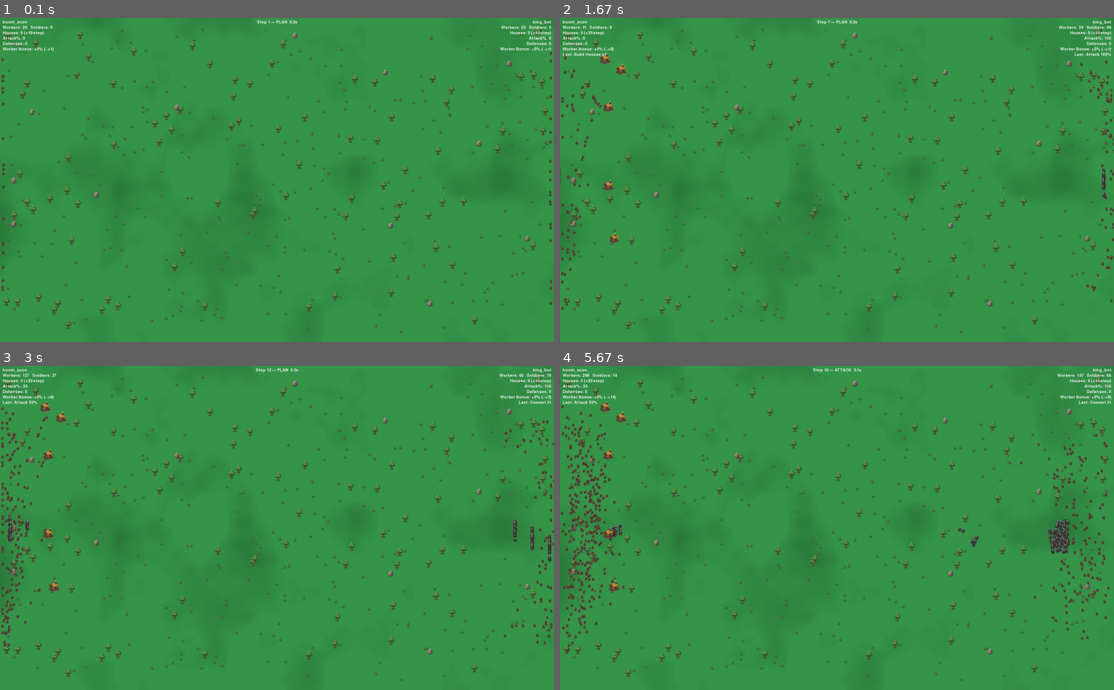
Above: before the commit, frames 1-4 (two rows, left to right).
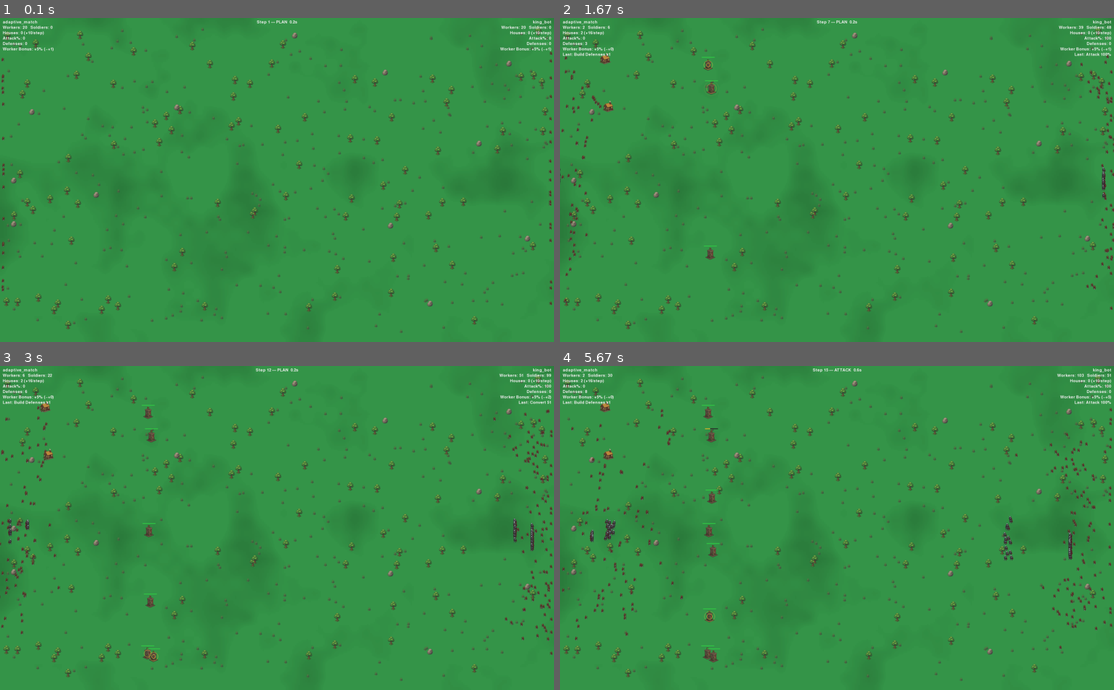
Above: after the commit, the same moments.

Repository: the-puzzler/pygames
Game: pygame game, started from run_refactored.py
The game is run twice, just before and just after one commit, with the same random seed, the same clock (stepped at 60 frames per second) and the same inputs.
Inputs:
- Up to frame 1 (0.1 s): no input
- Up to frame 2 (1.67 s): no input
- Up to frame 3 (3 s): no input
- Up to frame 4 (5.67 s): no input

The runs differ from the first frame. In frame 1, less than 0.1% of the frame differs, in the area x 0-7%, y 0-2%; in frame 2, 0.8%; in frame 3, 2.1%; in frame 4, 3.8%, in the area x 0-100%, y 0-92%.

Commit message:
added kingbot

Diff:
--- a/game/bots.py
+++ b/game/bots.py
@@ -70,7 +70,7 @@
     if me.soldiers > 200 :
         return {'attack_pct': 100}
 
-    if my_pop > opp.soldiers * 1.2 :
+    if my_pop > opp.soldiers * 1.1 :
         return {'build_houses': (( opp.soldiers) * (2/3))//20}
 
     return {'convert':my_pop * 0.045}
--- a/run_refactored.py
+++ b/run_refactored.py
@@ -2,4 +2,4 @@
 from game.bots import greedy_rush, adaptive_match, boom_econ, king_bot
 
 if __name__ == "__main__":
-    run_game(boom_econ,king_bot)
+    run_game(adaptive_match,king_bot)
